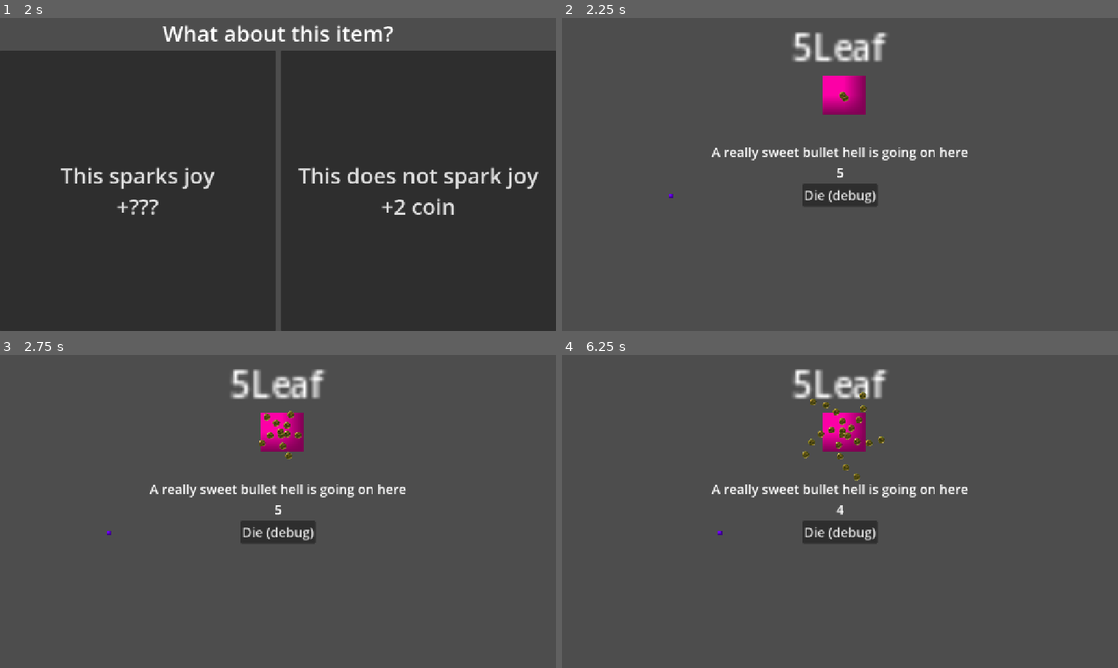
Above: before the commit, frames 1-4 (two rows, left to right).
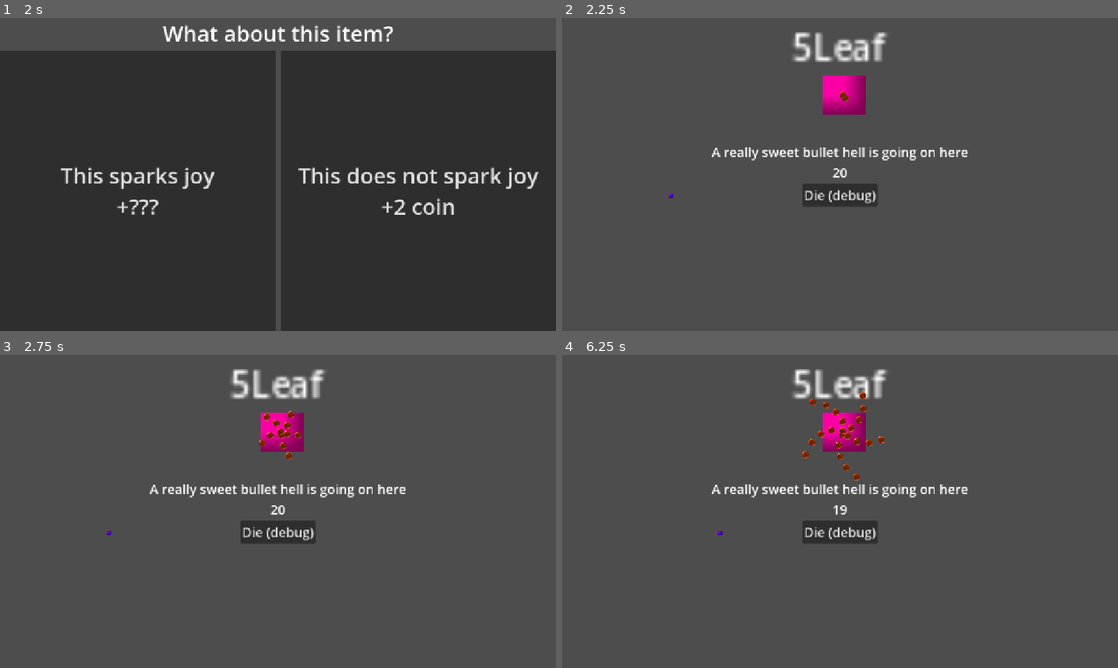
Above: after the commit, the same moments.

Repository: peabnuts123/2025-pb-and-jam
Game: Godot game, scene res://scenes/menu.tscn
The game is run twice, just before and just after one commit, with the same random seed, the same clock (stepped at 60 frames per second) and the same inputs.
Inputs:
- Up to frame 1 (2 s): click "Play" at 0.5 s; click "Continue" at 1.25 s
- Up to frame 2 (2.25 s): click "This sparks joy +???" at 2 s
- Up to frame 3 (2.75 s): no input
- Up to frame 4 (6.25 s): click "Die (debug)" at 2.75 s; click "Play" at 3.5 s; click "Continue" at 4.25 s; click "This does not spark joy +2 co…" at 5 s; hold Right (ui_right) from 5.78 s (still down)

Frame 1 is identical in both runs. In frame 2, less than 0.1% of the frame differs, in the area x 48-52%, y 23-52%; in frame 3, 0.3%; in frame 4, 0.5%, in the area x 43-58%, y 11-52%.

Commit message:
different bullet types added

Diff:
--- a/scenes/gameplay/bullet.tscn
+++ b/scenes/gameplay/bullet.tscn
@@ -1,13 +1,18 @@
-[gd_scene load_steps=4 format=3 uid="uid://e3mcb03cfh1x"]
+[gd_scene load_steps=8 format=3 uid="uid://e3mcb03cfh1x"]
 
 [ext_resource type="Script" uid="uid://dh762j2aumbf7" path="res://scripts/gameplay/bullet-hell/bullet.gd" id="1_4wbcd"]
 [ext_resource type="Texture2D" uid="uid://ckplng6cafyuo" path="res://assets/bullet-placeholders/16x16px/01.png" id="1_ihgv0"]
+[ext_resource type="Texture2D" uid="uid://cmwekwdnukro8" path="res://assets/bullet-placeholders/16x16px/02.png" id="2_n6kk2"]
+[ext_resource type="Texture2D" uid="uid://xkun4ycvr0ja" path="res://assets/bullet-placeholders/16x16px/03.png" id="3_x81xd"]
+[ext_resource type="Texture2D" uid="uid://du54nn81h0pwd" path="res://assets/bullet-placeholders/16x16px/05.png" id="4_i7sxd"]
+[ext_resource type="Texture2D" uid="uid://cg2ja56m4ew4e" path="res://assets/bullet-placeholders/16x16px/04.png" id="5_j4j8g"]
 
 [sub_resource type="CircleShape2D" id="CircleShape2D_ihgv0"]
 radius = 9.05539
 
 [node name="bullet" type="Area2D"]
 script = ExtResource("1_4wbcd")
+texture_array = Array[Texture2D]([ExtResource("2_n6kk2"), ExtResource("3_x81xd"), ExtResource("4_i7sxd"), ExtResource("5_j4j8g")])
 
 [node name="Sprite2D" type="Sprite2D" parent="."]
 texture = ExtResource("1_ihgv0")
--- a/scripts/gameplay/bullet-hell/2_leaf.gd
+++ b/scripts/gameplay/bullet-hell/2_leaf.gd
@@ -3,6 +3,7 @@
 func enter():
 	super.enter()
 	owner.alpha = 3
+	owner.bullet_type = 3
 
 #transition back to 5 Leaf pattern, can change to anything
 func transition():
--- a/scripts/gameplay/bullet-hell/3_leaf.gd
+++ b/scripts/gameplay/bullet-hell/3_leaf.gd
@@ -3,6 +3,7 @@
 func enter():
 	super.enter()
 	owner.alpha = 2
+	owner.bullet_type = 2
 
 func transition():
 	if can_transition:
--- a/scripts/gameplay/bullet-hell/4_leaf.gd
+++ b/scripts/gameplay/bullet-hell/4_leaf.gd
@@ -3,6 +3,7 @@
 func enter():
 	super.enter()
 	owner.alpha = 1.5
+	owner.bullet_type = 1
 
 func transition():
 	if can_transition:
--- a/scripts/gameplay/bullet-hell/5_leaf.gd
+++ b/scripts/gameplay/bullet-hell/5_leaf.gd
@@ -3,6 +3,7 @@
 func enter():
 	super.enter()
 	owner.alpha = 1.3
+	owner.bullet_type = 0
 	speed.start()
 
 func transition():
--- a/scripts/gameplay/bullet-hell/boss.gd
+++ b/scripts/gameplay/bullet-hell/boss.gd
@@ -4,6 +4,7 @@
 @export_range(0,2*PI) var alpha: float = 0.0
 
 @export var bullet_node: PackedScene
+var bullet_type: int = 0
 
 func get_vector(angle):
 	theta = angle + alpha
@@ -15,6 +16,7 @@
 
 	bullet.position = global_position
 	bullet.direction = get_vector(angle)
+	bullet.set_property(bullet_type)
 
 	get_tree().current_scene.call_deferred("add_child", bullet)
 
--- a/scripts/gameplay/bullet-hell/bullet.gd
+++ b/scripts/gameplay/bullet-hell/bullet.gd
@@ -1,8 +1,11 @@
 extends Area2D
+
+@export var texture_array: Array[Texture2D]
 
 
 var speed = 100
 var direction = Vector2.RIGHT
+var bullet_type: int = 0
 
 func _physics_process(delta):
 	position += direction * speed * delta
@@ -10,3 +13,8 @@
 
 func _on_screen_exited():
 	queue_free()
+
+
+func set_property(type):
+	bullet_type = type
+	$Sprite2D.texture = texture_array[type]
--- a/scripts/gameplay/bullet-hell/debug_timer.gd
+++ b/scripts/gameplay/bullet-hell/debug_timer.gd
@@ -1,7 +1,7 @@
 extends Label
 
 func _ready():
-	for i in range(5,0,-1):
+	for i in range(20,0,-1):
 		self.text = str(i)
 		await get_tree().create_timer(1.0).timeout
 	get_tree().change_scene_to_file("res://scenes/gameplay/decision_screen.tscn")
